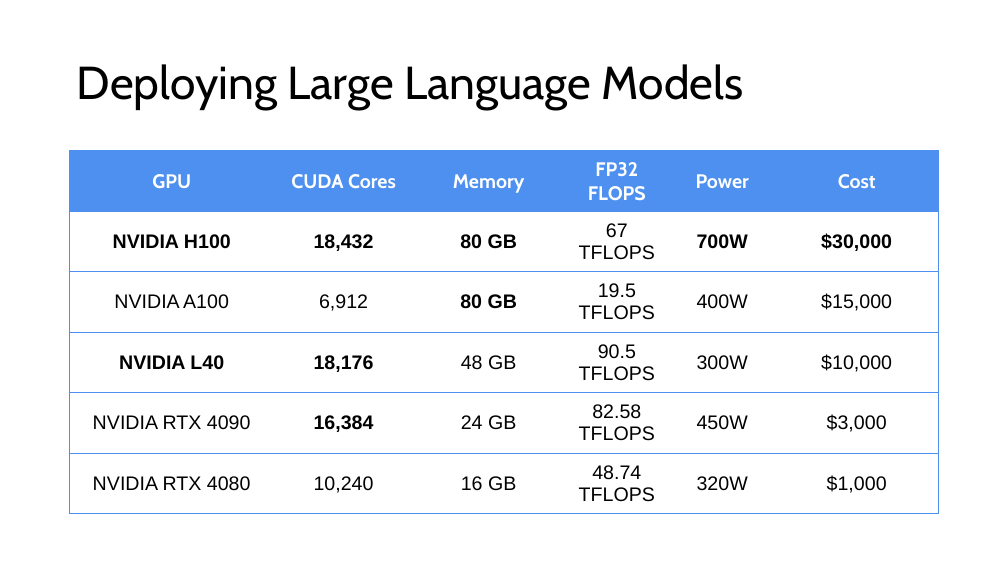
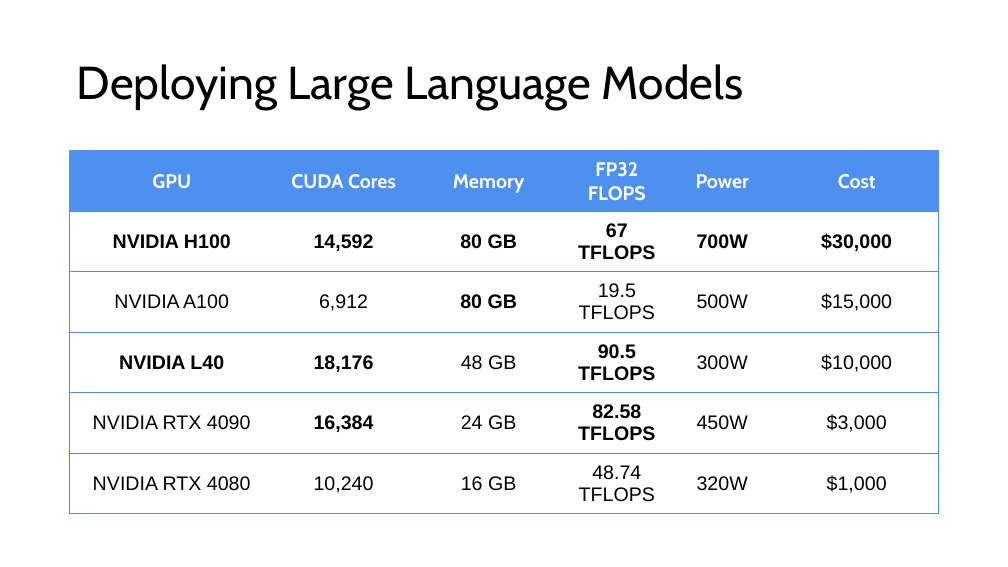
Before and after one commit to look4pritam/LargeLanguageModels, a slide deck: slide 49 of Presentations/IUAC-2024/Introduction_to_Large_Language_Models-From_Foundation_to_Real_World_Applications.pptx (slide 50 before the commit). Drawn at 1008x567 pixels with LibreOffice and Linux fonts; fonts in the diff are those of the drawing. Boxes give left, top, right and bottom in pixels: in the first picture for what was removed or moved away, otherwise in the second. Text is boxed around its words. In the diff, an @@ line names an element or a change of style, - is before the commit and + after.

```diff
--- a/Presentations/IUAC-2024/Introduction_to_Large_Language_Models-From_Foundation_to_Real_World_Applications.pptx
+++ b/Presentations/IUAC-2024/Introduction_to_Large_Language_Models-From_Foundation_to_Real_World_Applications.pptx
@@ table at bbox=[70, 151, 939, 514] @@
-row 2, column 2: 18,432
+row 2, column 2: 14,592
-row 3, column 5: 400W
+row 3, column 5: 500W
@@ bold on in "67 TFLOPS", "90.5 TFLOPS", "82.58 TFLOPS" @@
```
Also in this commit, not shown: 1 other file.
